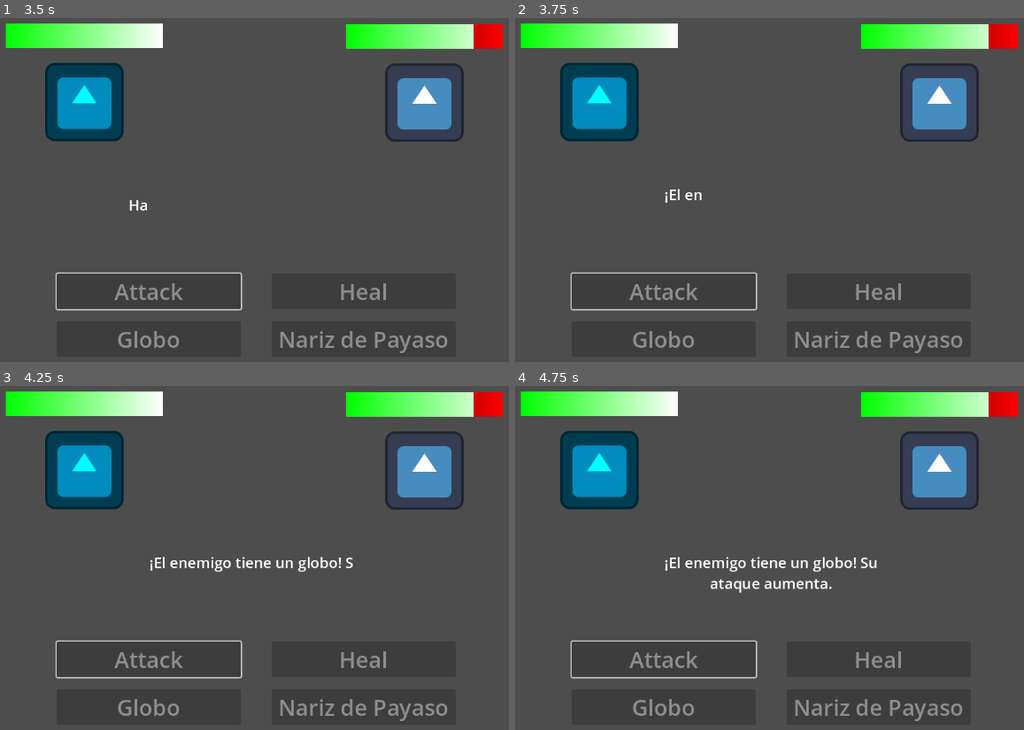
Above: before the commit, frames 1-4 (two rows, left to right).
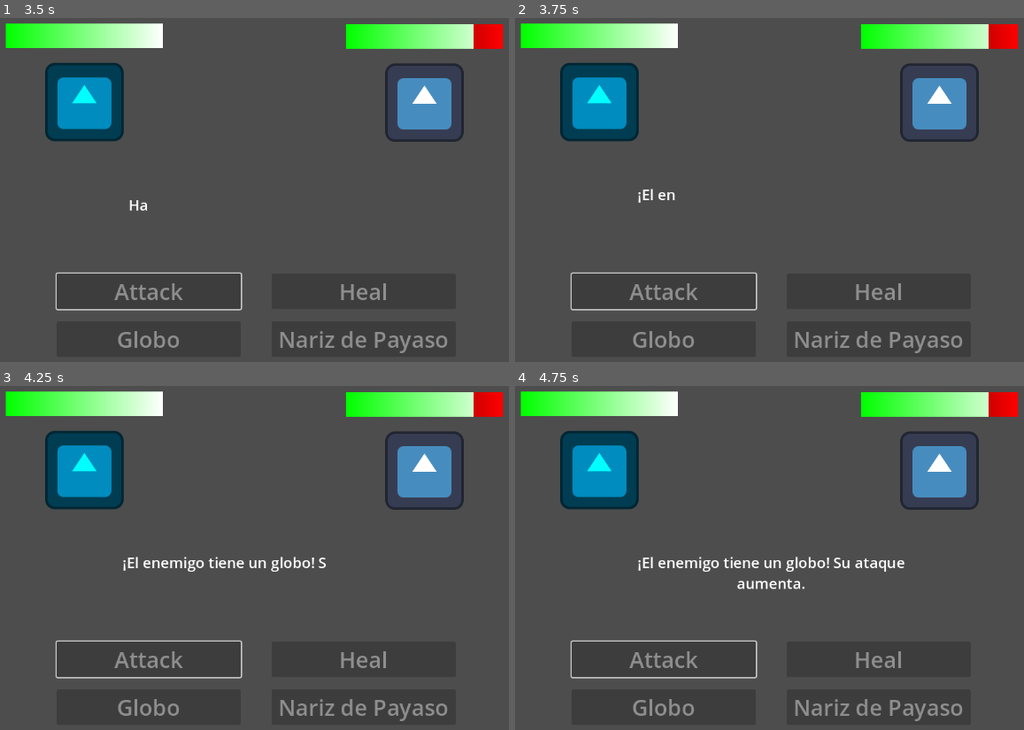
Above: after the commit, the same moments.

Repository: t0m45DEV/skidaddle-skidoodle
Game: Godot game, scene res://Scenes/combat.tscn
Same seed, same stepped clock (60 frames per second), same inputs: the game is played once before the commit and once after it. The engine's default icon, where the game draws it, is replaced by a stand-in: a white triangle on a blue panel in a dark square.
Inputs:
- Up to frame 1 (3.5 s): click "Attack" at 0.5 s; tap Enter at 1.25 s; tap Space at 2 s
- Up to frame 2 (3.75 s): tap Enter at 3.5 s
- Up to frame 3 (4.25 s): no input
- Up to frame 4 (4.75 s): no input

Frame 1 is identical in both runs. In frame 2, 0.2% of the frame differs, in the area x 24-37%, y 49-54%; in frame 3, 0.8%; in frame 4, 1.3%, in the area x 24-77%, y 49-61%.

Commit message:
Arreglo parpadeo del texto entre turnos de player y enemigo

Diff:
--- a/project/doodler/Scenes/combat.gd
+++ b/project/doodler/Scenes/combat.gd
@@ -14,9 +14,16 @@
 var is_player_turn : bool = true
 
 func show_effect(effect : String) -> void:
-	current_effect.clear()
+	animations.stop()
+	current_effect.visible_ratio = 0.0
 	current_effect.set_text(effect)
 	animations.play("effect")
+
+func disable_buttons() -> void:
+	attack_button.disabled = true
+	heal_button.disabled = true
+	special1_button.disabled = true
+	special2_button.disabled = true
 
 func _ready() -> void:
 	attack_button.update_state("Attack")
@@ -36,23 +43,21 @@
 
 func _on_button_attack_pressed() -> void:
 	show_effect(Objects.object_ataque_normal(player, enemy))
+	disable_buttons()
 
 func _on_button_heal_pressed() -> void:
 	show_effect(Objects.object_cura_normal(player, enemy))
+	disable_buttons()
 
 func _on_button_special1_pressed() -> void:
 	show_effect(player.abilities[0].execute(player, enemy))
 	special1_button.visible = false
+	disable_buttons()
 
 func _on_button_special2_pressed() -> void:
 	show_effect(player.abilities[1].execute(player, enemy))
 	special2_button.visible = false
-
-func _on_animation_player_animation_started(_anim_name: StringName) -> void:
-	attack_button.disabled = true
-	heal_button.disabled = true
-	special1_button.disabled = true
-	special2_button.disabled = true
+	disable_buttons()
 
 func _on_animation_player_animation_finished(_anim_name: StringName) -> void:
 	current_effect.clear()
--- a/project/doodler/Scenes/combat.tscn
+++ b/project/doodler/Scenes/combat.tscn
@@ -108,18 +108,17 @@
 [node name="CurrentEffectDescription" type="RichTextLabel" parent="UI"]
 layout_mode = 1
 anchors_preset = -1
-anchor_left = 0.312
+anchor_left = 0.27800003
 anchor_top = 0.44400004
-anchor_right = 0.68700004
+anchor_right = 0.72200006
 anchor_bottom = 0.66700006
-offset_left = 0.57598877
+offset_left = -0.25604248
 offset_top = 0.28796387
-offset_right = 0.57592773
+offset_right = 0.2559204
 offset_bottom = -0.21603394
 grow_horizontal = 2
 grow_vertical = 2
 theme = ExtResource("3_ubpar")
-fit_content = true
 horizontal_alignment = 1
 vertical_alignment = 1
 visible_characters = 0
@@ -135,4 +134,3 @@
 [connection signal="pressed" from="UI/MarginContainer/VBoxContainer/HBoxContainer2/ButtonSpecial1" to="." method="_on_button_special1_pressed"]
 [connection signal="pressed" from="UI/MarginContainer/VBoxContainer/HBoxContainer2/ButtonSpecial2" to="." method="_on_button_special2_pressed"]
 [connection signal="animation_finished" from="AnimationPlayer" to="." method="_on_animation_player_animation_finished"]
-[connection signal="animation_started" from="AnimationPlayer" to="." method="_on_animation_player_animation_started"]
--- a/project/doodler/Scenes/objects.gd
+++ b/project/doodler/Scenes/objects.gd
@@ -5,7 +5,10 @@
 
 	# Si la accion fue ejecutada por el jugador.
 	if _source is PlayerSprite2D:
-		return "Haces " + str(_source.strength) + " puntos de daño al enemigo."
+		if _source.strength == 1:
+			return "Haces " + str(_source.strength) + " punto de daño al enemigo."
+		else:
+			return "Haces " + str(_source.strength) + " puntos de daño al enemigo."
 	else:
 		return "El enemigo te hace " + str(_source.strength) + " puntos de daño."
 
@@ -19,7 +22,7 @@
 		return "El enemigo recupera " + str(_source.heal_ammount) + " puntos de vida."
 
 func object_nariz_payaso(_source : FighterSprite2D, _target : FighterSprite2D) -> String:
-	_target.strength -= 1
+	_target.strength = max(1, _target.strength - 1)
 
 	# Si la accion fue ejecutada por el jugador.
 	if _source is PlayerSprite2D:
--- a/project/doodler/Scenes/objects_data.gd
+++ b/project/doodler/Scenes/objects_data.gd
@@ -16,5 +16,7 @@
 		push_error("La acción '" + self.action + "' no fue encontrada por el objeto '" + self.name + "'.")
 		return ""
 
+	var message : String = Callable(Objects, self.action).call(source, target)
 	self.used = true
-	return Callable(Objects, self.action).call(source, target)
+
+	return message
